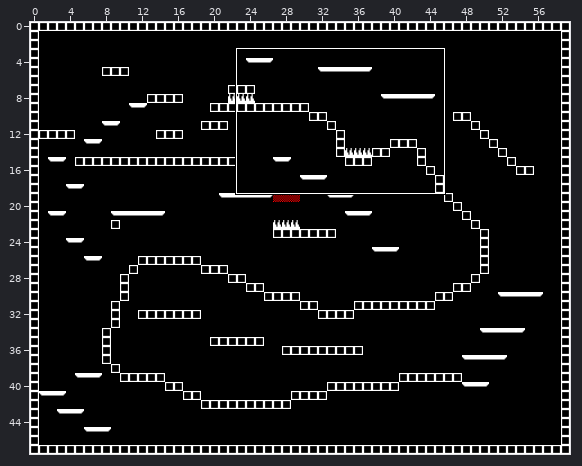
Level history. Tiled map: data/levels/demo.tmx. Above, an overview of the earlier version with the close-up marked.
Close-up. Earlier state:
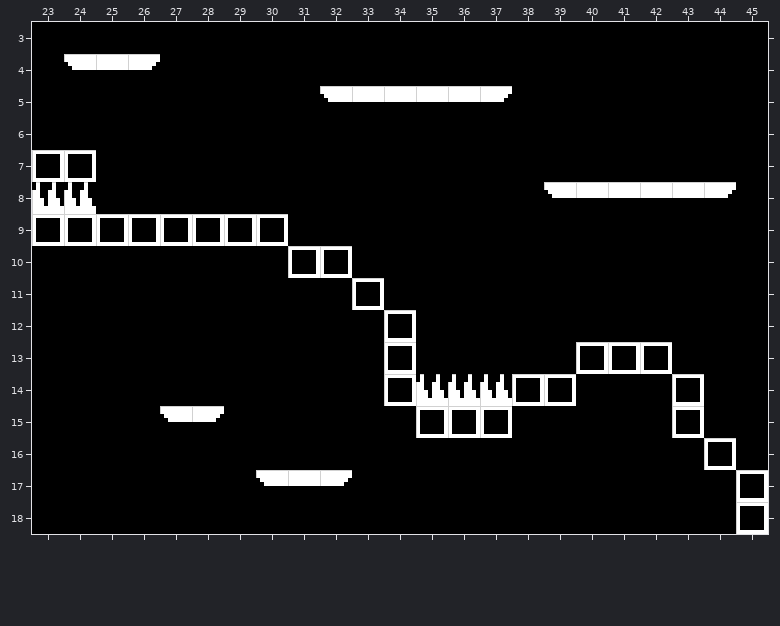
Cells are 64x64 px. Shown: x 23..45, y 3..18. The commit also changed other parts of the map, which this record leaves out.
After the commit:
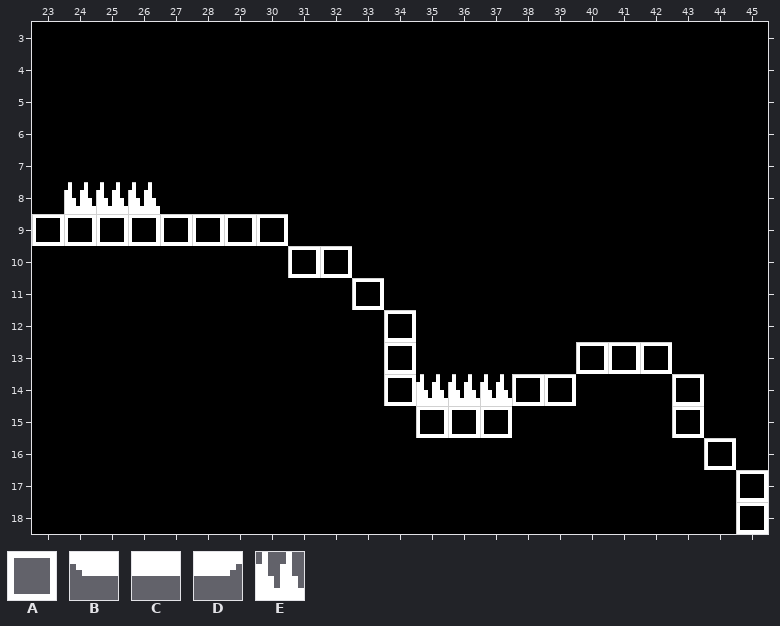
Key: from "tiles_color_squares": A 7, B 41, C 42, D 43, E 44.
_ is an empty cell.
Tiles of an added or newly shown layer are drawn over the layers below it.
Difference:
Layer "terrain":
Tile A is removed in row 7 at x 23 to 24.
Tile B is removed in row 4 at x 24; in row 5 at x 32; in row 8 at x 39; in row 15 at x 27; in row 17 at x 30.
Tile C is removed in row 4 at x 25; in row 5 at x 33 to 36; in row 8 at x 40 to 43; in row 17 at x 31.
Tile D is removed in row 4 at x 26; in row 5 at x 37; in row 8 at x 44; in row 15 at x 28; in row 17 at x 32.
Tile E is removed in row 8 at x 23.
Layer "hazzards" (added):
Tile E is added in row 8 at x 25 to 26.
